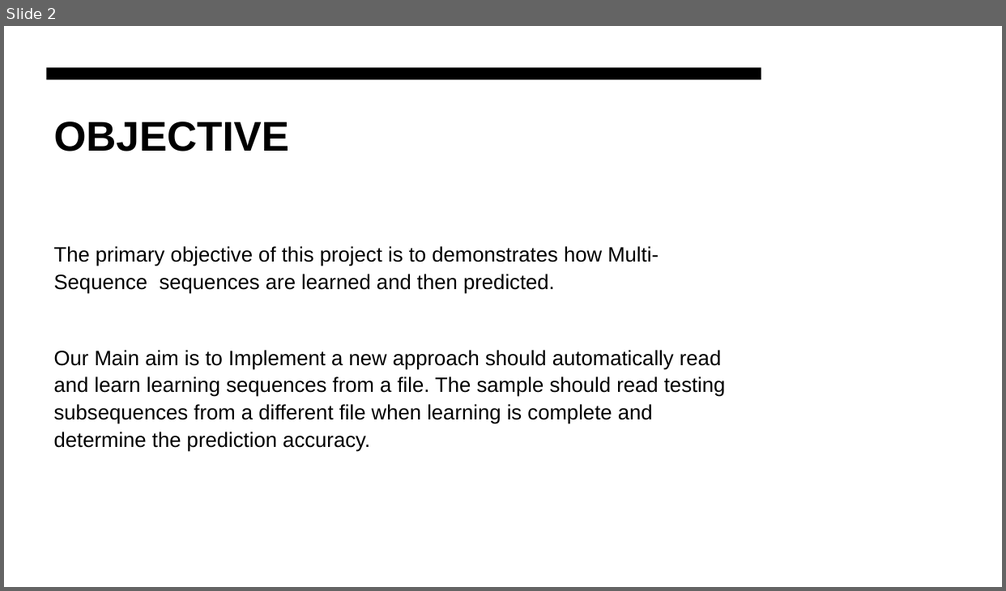
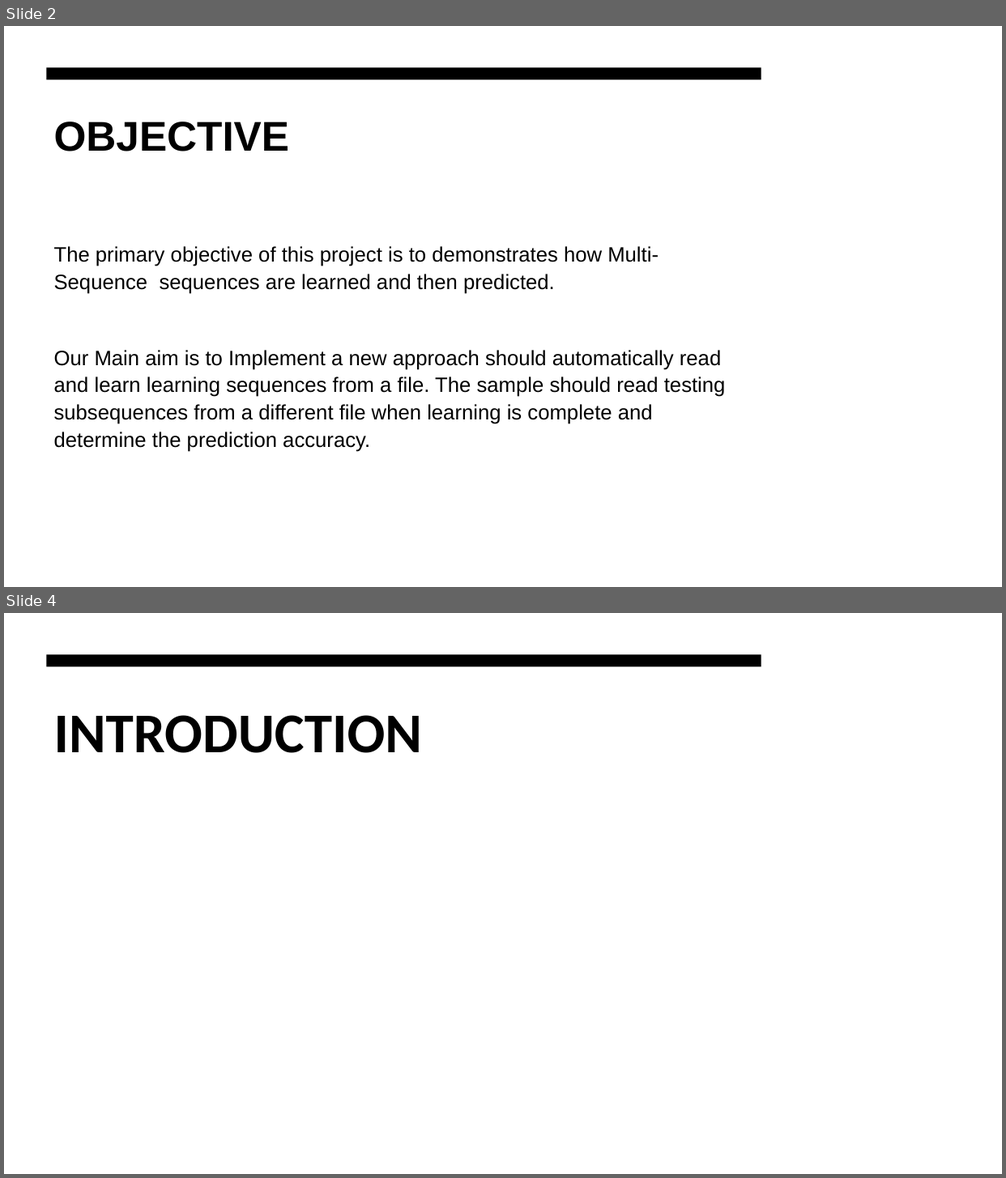
Before and after one commit to faizmohammedkhan7/neocortexapi, a slide deck: source/MySEProject/Documentation/ML-22-23-15 Approve Prediction of Multisequence Learning .pptx. Shown one above the other, each under a label of ours: slide 2 before the commit, slides 2 and 4 after it; the slides between them are not shown. The pictures are 1006x591 and 1006x1178 pixels, drawn with LibreOffice and Linux fonts; fonts in the diff are those of the drawing. Boxes give left, top, right and bottom in pixels: in the first picture for what was removed or moved away, otherwise in the second. Text is boxed around its words. In the diff, an @@ line names an element or a change of style, - is before the commit and + after.

```diff
--- a/source/MySEProject/Documentation/ML-22-23-15 Approve Prediction of Multisequence Learning .pptx
+++ b/source/MySEProject/Documentation/ML-22-23-15 Approve Prediction of Multisequence Learning .pptx
@@ slide 4 added at bbox=[4, 613, 1002, 1174], background #FFFFFF @@
@@ rectangle added at bbox=[4, 613, 1002, 1174], fill #FFFFFF @@
@@ rectangle added at bbox=[47, 655, 761, 667], fill #000000 @@
@@ title added at bbox=[54, 715, 422, 753], 54 pt, text #000000, bold @@
+INTRODUCTION
```
Also in this commit, not shown: 6 other slides added.
